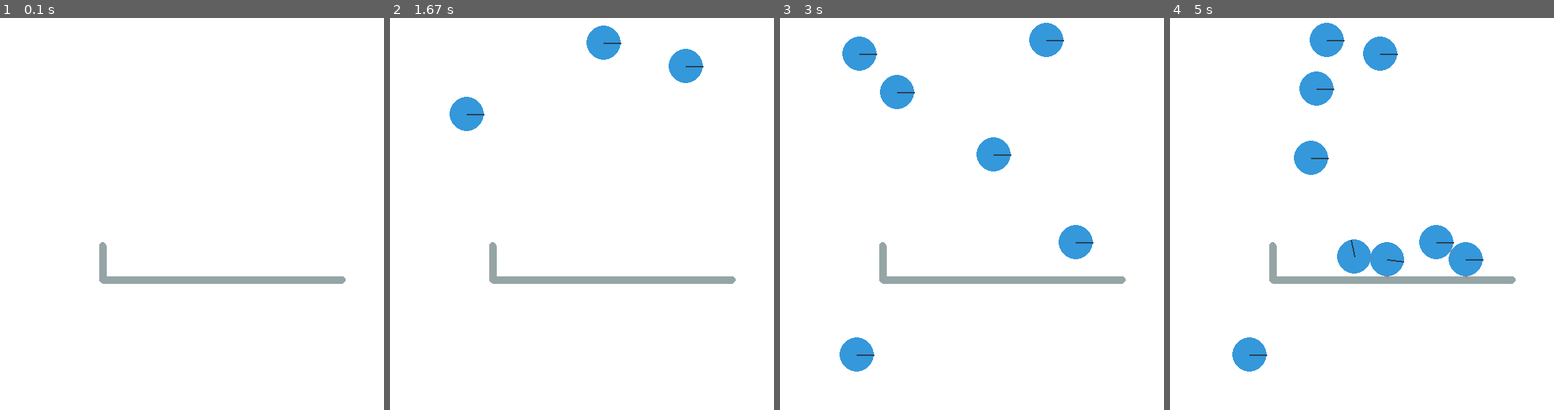
Above: before the commit, frames 1-4 (left to right).
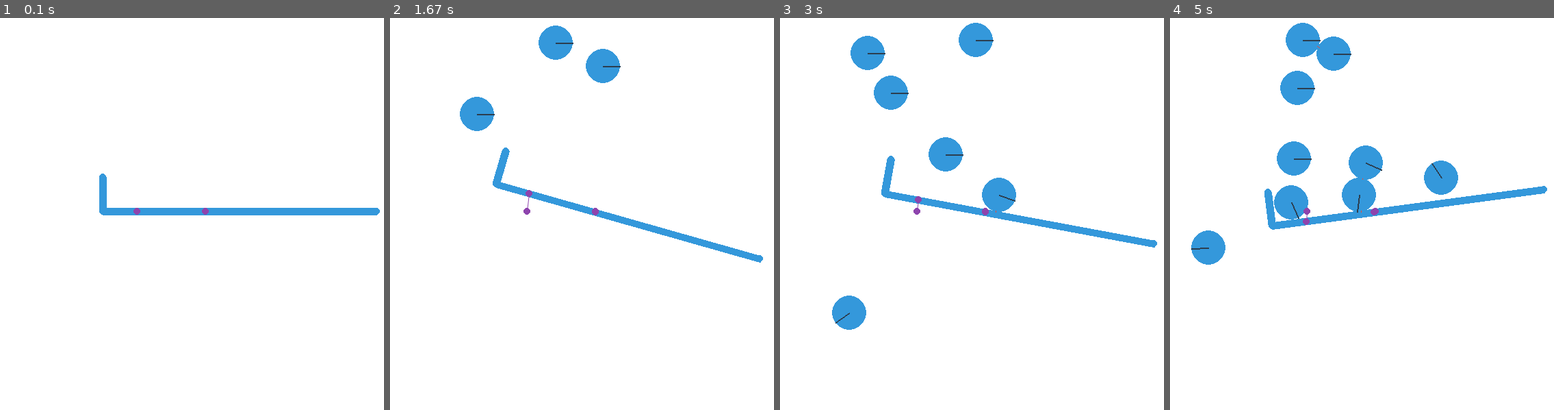
Above: after the commit, the same moments.

Repository: kristenphan/pymunk-pygame-angry-birds
Game: pygame game, started from game-1-slide-and-joint/main.py
Two runs of this game, one before a commit and one after it. Both use one fixed random seed, a clock stepped at 60 frames per second and the inputs below.
Inputs:
- Up to frame 1 (0.1 s): no input
- Up to frame 2 (1.67 s): no input
- Up to frame 3 (3 s): no input
- Up to frame 4 (5 s): no input

The runs differ from the first frame. In frame 1, 3.0% of the frame differs, in the area x 25-99%, y 39-68%; in frame 2, 5.5%; in frame 3, 8.2%; in frame 4, 12%, in the area x 5-99%, y 1-91%.

Commit message:
game-1: add PinJoint and SlideJoint

Diff:
--- a/game-1-slide-and-pin-joint/main.py
+++ b/game-1-slide-and-joint/main.py
@@ -9,33 +9,39 @@
 import random
 
 def main():
-    # Intialize Pygame and create a screen of size 600x600 pixels
+    # 1. Intialize Pygame and create a screen of size 600x600 pixels
     pygame.init()
     screen = pygame.display.set_mode((600, 600))
     pygame.display.set_caption("Game 1: Slide & Pin Joint")
     clock = pygame.time.Clock()
 
+
+    # 2. Create a Pymunk space.
     # SPACE:
-    # A basic simulation unit in Pymunk.
+    # Space is a basic simulation unit in Pymunk.
     # You add bodies, shapes, and joints to a space, and then update the space as a whole.
     space = pymunk.Space()
 
-    # Use Vec2d to set gravity to pull objects downwards
+
+    # 3. Set gravity to pull objects downwards using Vec2d.
     # Vec2d: y is positive downwards, x is positive to the right.
     # Higher y means objects accelerate faster.
     # https://www.pymunk.org/en/latest/pymunk.html#pymunk.Space.gravity
     space.gravity = (0, 900)
 
+    # 4. Create a list to hold the balls that will be added to the space.
     balls = []
     ticks_to_next_ball = 10 # Number of ticks before adding a new ball
-    lines = add_static_l(space)
 
-    # Use Pymunk's debugging utilities as a quick way to draw the space instead of using Pygame.
+    # 5. Add a rorating L shape with 2 joints to the space.
+    add_rorating_l(space)
+
+    # 6. Set up Pymunk's debugging utilities as a quick way to draw the space instead of using Pygame.
     draw_options = pymunk.pygame_util.DrawOptions(screen)
 
-    # Keep the game running until the user closes it
+    # 7. Keep the game running until the user closes it
     while True:
-        # Process all user events such as keyboard, mouse, and window events.
+        # 8. Process all user events such as keyboard, mouse, and window events to stop the game.
         for event in pygame.event.get():
             if event.type == pygame.QUIT:
                 pygame.quit()
@@ -43,15 +49,28 @@
             elif event.type == pygame.KEYDOWN and event.key == pygame.K_ESCAPE:
                 sys.exit(0)
 
-        # Spawn a new ball every 10 ticks of the loop
+        # 9. Spawn a new ball every 10 ticks of the loop
         ticks_to_next_ball -= 1
         if ticks_to_next_ball <= 0:
             ticks_to_next_ball = 10
             ball_shape = add_ball(space)
-            # balls.append(ball_shape)
+            balls.append(ball_shape)
 
-        # Fill the screen with white color
+        # 10. Fill the screen with white color
         screen.fill((255, 255, 255))
+
+        # 11. Remove balls that have fallen below the screen
+        # to avoid consuming too much memory and cpu.
+        balls_to_remove = []  # List to keep track of balls to remove
+        for ball in balls:
+            if ball.body.position.y > 550:  # If the ball goes below the screen
+                balls_to_remove.append(ball)  # Mark it for removal
+
+        for ball in balls_to_remove:
+            space.remove(ball, ball.body)
+            balls.remove(ball)  # Remove the ball from the list
+
+        # 12. Draw the space with balls and L shape.
 
         # Step the physics simulation
         space.step(1/50.0)
@@ -79,13 +98,13 @@
     # Default body type is dynamic, meaning it can move and be affected by forces.
     # https://www.pymunk.org/en/latest/_modules/pymunk/body.html#Body
     body = pymunk.Body()
-    x = random.randint(100, 500)
+    x = random.randint(120, 350)
     body.position = x, 50
 
     # 2. Create a circle shape for the body
+    mass = 3
     radius = 25
-    mass = 1
-    shape = pymunk.Circle(body, radius)
+    shape = pymunk.Circle(body, radius, (0, 0))
 
     # 3. All bodies must have their moment of inertia set.
     # Moment of inertia is how an object responds to forces that try to make it rotate.
@@ -105,29 +124,52 @@
 
     return shape
 
-def add_static_l(space):
+def add_rorating_l(space):
     """
     Add two static vertical and horizontal lines
-    forming an L shape to the space for the balls to land on.
+    forming an L shape.
+    The L shape can rotate as the balls to land on it.
     """
-    # Static body does not move
+    # 1. Create an L-shaped body
+    # Create a body for the L shape.
     # https://www.pymunk.org/en/latest/_modules/pymunk/body.html#Body
-    body = pymunk.Body(body_type=pymunk.Body.STATIC)
-    body.position = (300, 300)                              # Position of the static body
+    l_body = pymunk.Body(10, 100000)
+    l_body.position = (300, 300)
 
     # Create two segments (line shapes attached to the body) to form an L shape
     # Horizontal line from (-150, 0) to (255, 0) with thickness 5 relative to the body position
-    horizontal_line = pymunk.Segment(body, (-150, 100), (200, 100), 5)
+    horizontal_line = pymunk.Segment(l_body, (-150, 0), (250, 0), 5)
 
     # # Vertical line
-    vertical_line = pymunk.Segment(body, (-150, 100), (-150, 50), 5)
+    vertical_line = pymunk.Segment(l_body, (-150, 0), (-150, -50), 5)
 
     # Friction for the horizontal line
     horizontal_line.friction = 1
     vertical_line.friction = 1
 
-    # Add the static body and lines to the space
-    space.add(body, horizontal_line, vertical_line)
+    horizontal_line.mass = 8
+    vertical_line.mass = 1
+
+    # 2. Create a body representing the center of the horizontal line (aka. rotation center body)
+    rotation_center_body = pymunk.Body(body_type=pymunk.Body.STATIC)  # Create a body for the rotation center
+    rotation_center_body.position = (300, 300)  # Set its position
+
+    # 3. Create a body representing the rotation limit
+    rotation_limit_body = pymunk.Body(body_type=pymunk.Body.STATIC)  # Create a body for the rotation limit
+    rotation_limit_body.position = (200, 300)  # Set its position
+
+    # 4. Create a PinJoint to connect the L-shaped body to the rotation center body.
+    rotation_center_joint = pymunk.PinJoint(
+        l_body, rotation_center_body, (0,0), (0,0)
+    )
+
+    # 5. Create a SlideJoint to limit the rotation of the L-shaped body.
+    joint_limit = 25
+    rotation_limit_joint = pymunk.SlideJoint(l_body, rotation_limit_body, (-100, 0), (0, 0), 0, joint_limit)
+
+    # 6.Add the L-shaped body with segments, one PinJoint, one SlideJoint.
+    # The joints control how the L-shaped body rotates and slides as the balls hit it.
+    space.add(horizontal_line, vertical_line, l_body, rotation_center_joint, rotation_limit_joint)
 
 if __name__ == "__main__":
     sys.exit(main())
Not shown, changed: README.md
Renamed: game-1-slide-and-pin-joint/README.md -> game-1-slide-and-joint/README.md
